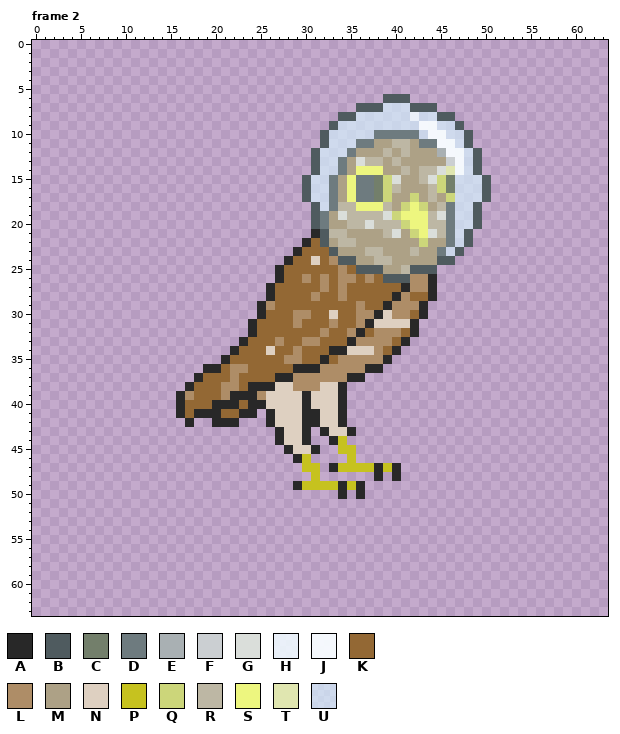
Pixel-art file, stored at static/img/character.ase. Above, as it was before the edit.
64x64 pixels, 8 frames. Colours within 5 levels of each other are drawn and written as one. Shown: frame 2. The commit also changed other frames, which this record leaves out.
Palette (. is transparent): A #282828  B #4f5b5f  C #737f6b  D #6e7b7f  E #a9b0b3  F #cbcfd2  G #dadeda  H #effaffe0  J #f7fcfff4  K #936834  L #ae8d67  M #ada186  N #ded0c1  P #c6c21f  Q #ccd67a  R #bdb7a4  S #edf67f  T #e0e6b0  U #d5f4ffa6
Pixels before, frame 2 (only the part around the change), first column x 0:
 4 ................................................................
 5 ................................................................
 6 .......................................BBB......................
 7 ....................................BBBUUUBBB...................
 8 ..................................BBUUUUUUHUUBB.................
 9 .................................BUUUUUUUUUJJUUB................
10 ................................BUUUUUDDDDDUJJUUB...............
11 ................................BUUUDDMMRRMDDJJUB...............
12 ...............................BUUUDMMMRMRMMMEJJUB..............
13 ...............................BUUDMGRRMRMMMMMFJUB..............
14 ...............................BUUDMSSSMMRMRRGTJUB..............
15 ..............................BUUDMSDDCQGMMRGQCUUUB.............
16 ..............................BUUDMSDDCQRMMMRQCUUUB.............
17 ..............................BUUDMSDDCQMMQMRMQUUUB.............
18 ...............................BUDRRSSSRMQSQMRDUUB..............
19 ...............................BDMGRRRRGQSSSRGDUUB..............
20 ...............................BDMMRRGRRRQSSRRDUUB..............
21 ...............................ABRRMMMMRGMQSGRDUB...............
22 ..............................AKBMRRMMMMMMMQMMDUB...............
23 .............................AKKKBMMMRRMMMRMMDUB................
24 ............................AKKNKLBBMMRRMMMMMBB.................
25 ...........................AKKKKKKLKBBBMMRBBB...................
26 ...........................AKKLKLKLLKLKBBBLLA...................
27 ..........................AKKKKKLKLKKKKKKALLA...................
28 ..........................AKKKKLKKLKKKKKALKKA...................
29 .........................ALKKKKKKKKKLKKALLLA....................
30 .........................AKKKLLKKNKKLLANLLKA....................
31 ........................AKKKKLKKKLKKLANNNNA.....................
32 ........................AKKKKKKKLKKLAKLLLKA.....................
33 .......................AKKKLKKLLKKKALLLLKA......................
34 ......................AKKKNKKLKKKAANNNLKA.......................
35 .....................AKKKKKKLLKKAKLLLLLA........................
36 ...................AAKLLKKKKKAAALLLLLAA.........................
37 ..................AKKKLKKKKAALLLLLLAA...........................
38 .................AKKKLLKAAANNLLLNNA.............................
39 ................ALKKKLAAALNNNNANNNA.............................
40 ................AKKKAAAKAANNNNANNNA.............................
41 ................AKAAAKKAA.ANNNAANNA.............................
42 .................A..AAA...ANNNAANNA.............................
43 ...........................ANNA.ANNA............................
44 ...........................ANNA..AP.............................
45 ............................ANNA..PP............................
And afterwards:
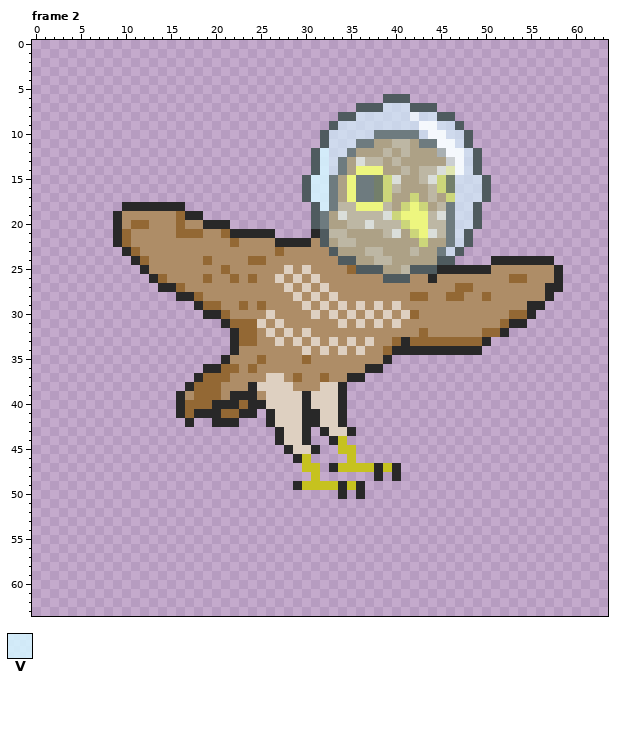
Colours new in this view: V #d5f4ffe0
Diff:
Changed rows in their new state; - is an unchanged pixel.
Frame 2:
first column x 9:
12 -----------------------V--------------------------
13 -----------------------V--------------------------
14 -----------------------V--------------------------
15 ----------------------VV--------------------------
16 ----------------------VV--------------------------
17 ----------------------VV--------------------------
18 -AAAAAAA---------------V--------------------------
19 ALLLLLLKAA----------------------------------------
20 ALKKLLLKLLAAA-------------------------------------
21 AKLLLLLKKKLLKAAAAA--------------------------------
22 AKLLLLLLLLLLLKLLLLAAA-L---------------------------
23 -AKLLLLLLLLLLLLLLLKLLLLL--------------------------
24 --AKLLLLLLKLLLLKKLLLLLLL------------------AAAAAAA-
25 ---ALLLLLLLLKLLLLLLNLNLLL-----------AAAAAALLLLLLLA
26 ----AKLLLLKLLKLKLLNLN-N-L--L-L------LLLLLLLLKKLLLA
27 -----AAKLLLLLLLLLLLNLNLNL-LLLLLLL--LLLKKLLLLLLLLAA
28 -------AAKLLLLLLLLLLNLNLN-LLLLLL---LLKKLLKLLLLLLA-
29 ---------AKKLLKLK-LLLNLNLNLNLNLN--LLLLLLLLLLLLAA--
30 ----------AAKLLLLNLL--NL-LN-NL--N-LLLLLLLLLLKKA---
31 ------------AKKKNLNL-LLL-NLNL-L-LLLLLLLLLLLKAA----
32 -------------AKKLNLNLNL-LL-LL---LLKLLLLLLKKA------
33 -------------AK-LLNLN-NLNLN-N----KKKKKKKKA--------
34 --------------LLLLLL-NLNLNL-L---AAAAAAAAA---------
35 -------------LLL-LL---LLL-------------------------
36 -------------K--LLLLLLL---------------------------
37 --------------LLLNNLK--K--------------------------
38 --------------L-NN--------------------------------
Pixel boxes of the changes (left, top, right, bottom) in both pictures:
changed: (113, 148, 563, 391)
